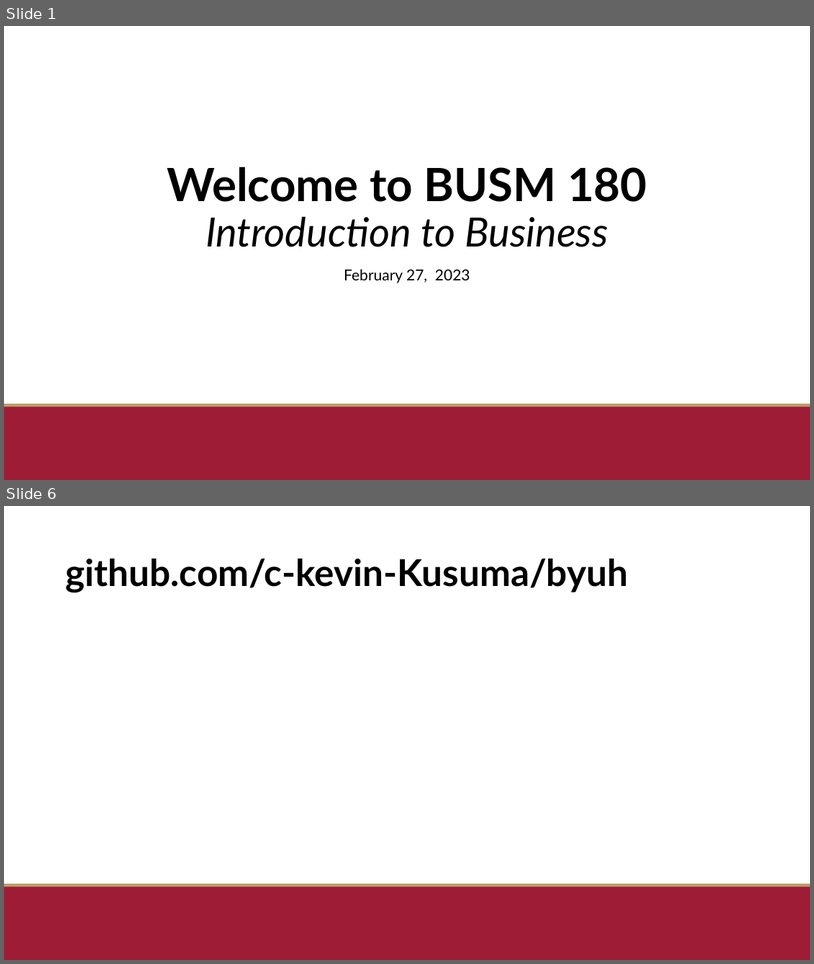
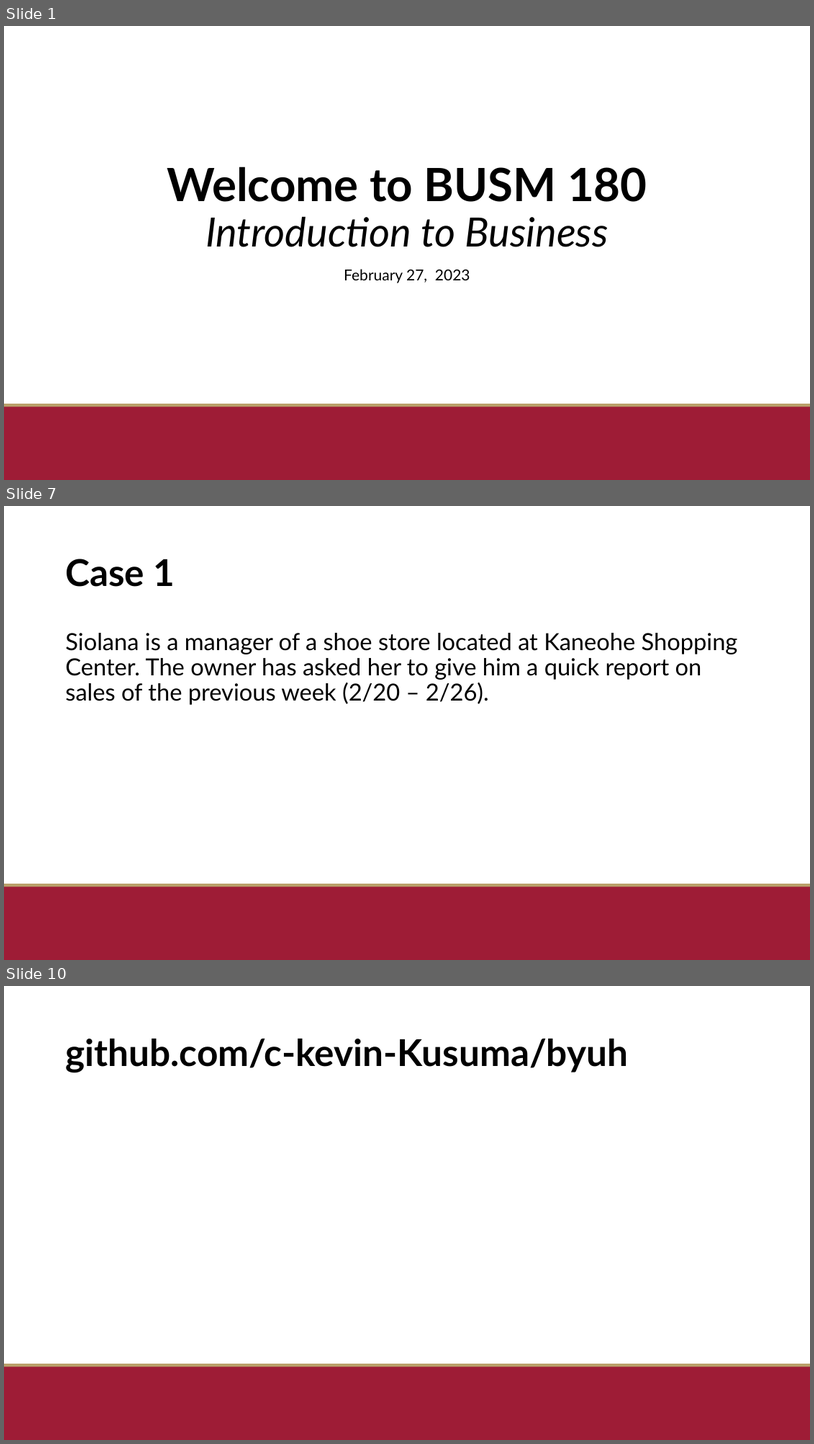
Before and after one commit to c-kevin-kusuma/byuh, a slide deck: BUSM 180 - Kevin Kusuma.pptx. Shown one above the other, each under a label of ours: slides 1 and 6 before the commit, slides 1, 7 and 10 after it; the slides between them are not shown. The pictures are 814x964 and 814x1444 pixels, drawn with LibreOffice and Linux fonts; fonts in the diff are those of the drawing; background and template pictures are left out. Boxes give left, top, right and bottom in pixels: in the first picture for what was removed or moved away, otherwise in the second. Text is boxed around its words. In the diff, an @@ line names an element or a change of style, - is before the commit and + after.

```diff
--- a/BUSM 180 - Kevin Kusuma.pptx
+++ b/BUSM 180 - Kevin Kusuma.pptx
@@ slide 7 added at [4,506,810,960], background #FFFFFF; not listed: 2 template elements that a slide beside it also shows @@
@@ title added at [65,559,175,587], 44 pt, text #000000, bold @@
+Case 1
@@ text added at [65,633,738,705], 28 pt, text #000000 @@
+Siolana is a manager of a shoe store located at Kaneohe Shopping Center. The owner has asked her to give him a quick report on sales of the previous week (2/20 – 2/26).
@@ what was slide 6 is now slide 10 @@
```
Also in this commit, not shown: 2 slides changed, 5 other slides added, 1 slide removed.
